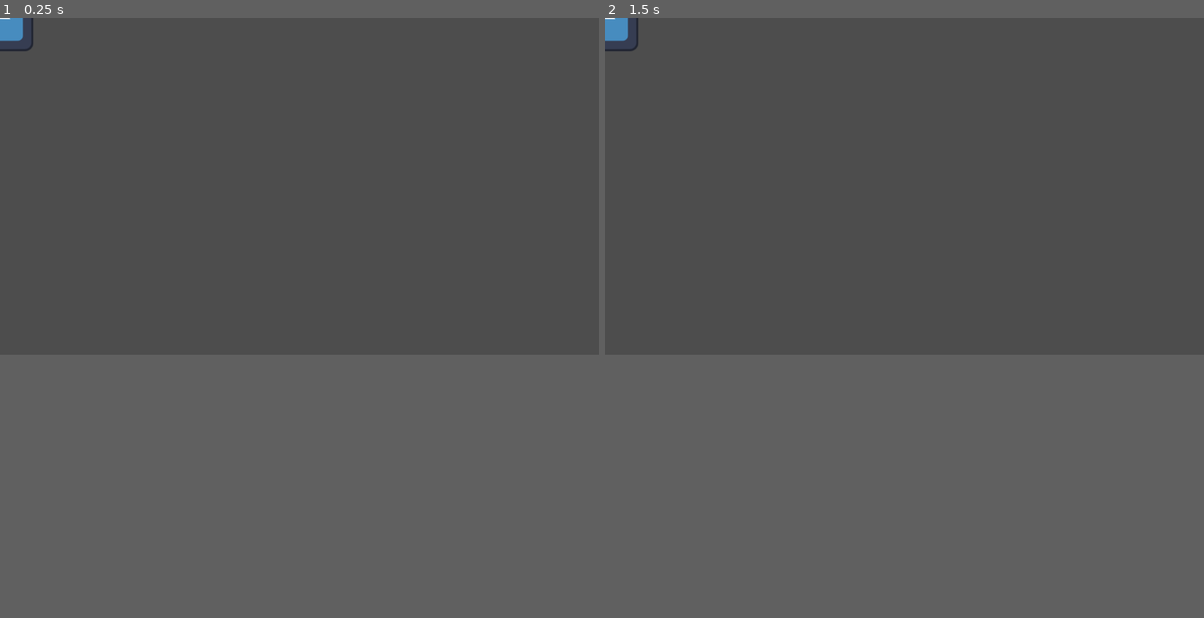
Above: before the commit, frames 1-2 (left to right).
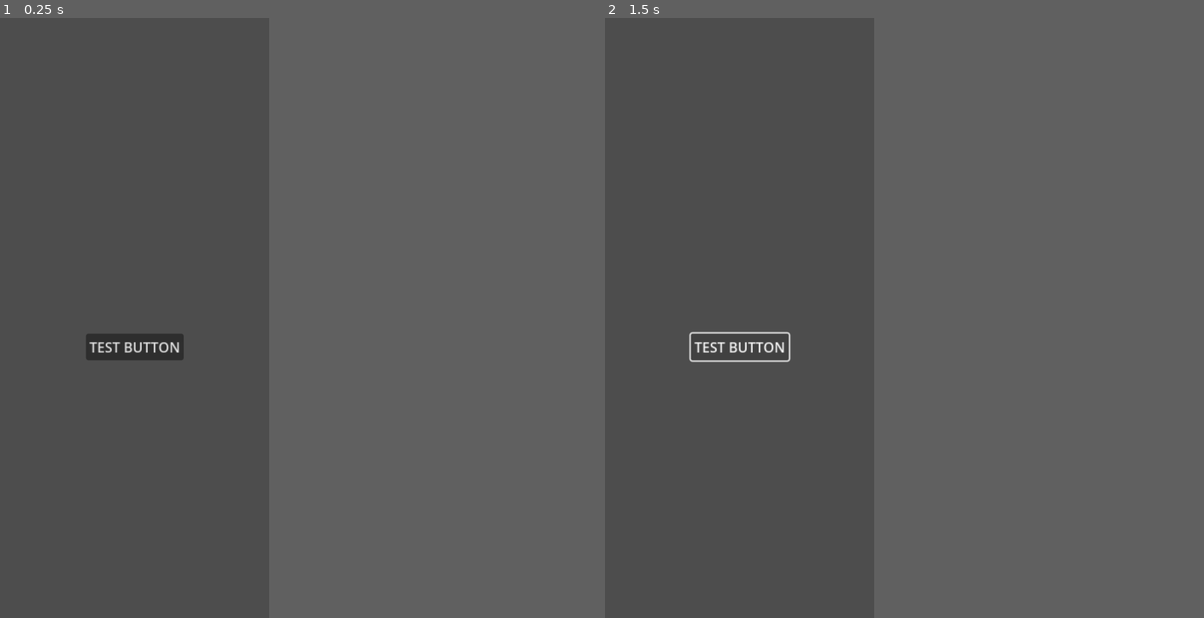
Above: after the commit, the same moments.

Repository: kyradais/2d-bones-101
Game: Godot game, scene res://demo2.tscn
Same seed, same stepped clock (60 frames per second), same inputs: the game is played once before the commit and once after it. Before the commit the project starts from res://demo.tscn. The engine's default icon, where the game draws it, is replaced by a stand-in: a white triangle on a blue panel in a dark square.
Inputs (mouse positions are in pixels of both pictures, inside the frame that each line leads up to):
- Up to frame 1 (0.25 s): no input
- Up to frame 2 (1.5 s): click (904, 204) at 0.5 s, where only the run after the commit has a clickable "TEST BUTTON"; click (904, 204) at 1.25 s, where only the run after the commit has a clickable "TEST BUTTON"
In our replay, the window is 799x449 before the commit and 359x800 after it. These sizes can differ from the game's own. Grey fills any space a smaller window leaves; there, only what the larger window draws over its background counts as a difference.

The runs differ from the first frame. In frame 1, 0.8% of the frame differs, in the area x 0-31%, y 0-57%; in frame 2, 0.5%.

Commit message:
update demo and button exercise
Test

Diff:
--- a/demo.tscn
+++ b/demo.tscn
@@ -48,7 +48,7 @@
 
 [node name="Bone2D3" type="Bone2D" parent="Icon/Skeleton2D"]
 rotation = -3.135798
-scale = Vector2(0.99999994, 0.99999994)
+scale = Vector2(0.99999976, 0.99999976)
 rest = Transform2D(-0.9999832, -0.00579458, 0.00579458, -0.9999832, 0, 0)
 script = ExtResource("2_0bhed")
 
@@ -188,3 +188,6 @@
 
 [node name="Marker2D4" type="Marker2D" parent="Icon/CCDIK4"]
 position = Vector2(-75, -75)
+
+[node name="Camera2D" type="Camera2D" parent="."]
+limit_enabled = false
--- /dev/null
+++ b/demo2.gd
@@ -0,0 +1,38 @@
+#--- Version 2
+extends Node
+@onready var button_test: BaseButton = $Camera2D/Button
+
+func _process(delta: float) -> void:
+	if button_test.is_pressed():
+		print("Tekan")
+	elif button_test.is_hovered():
+		print("Kena")
+	else:
+		print("Lepas")
+
+
+#--- Version 1
+#extends Node
+#@onready var button_test: BaseButton = $Camera2D/Button
+#var button_state
+#
+#func _ready():
+	#button_test.button_down.connect(button_down)
+	#button_test.button_up.connect(button_up)
+	#button_state = false
+	#
+#func button_down():
+	## print("Button pressed!")
+	#button_state = true
+	#pass
+#
+#func button_up():
+	## print("Button Released!")
+	#button_state = false
+	#pass
+#
+#func _process(delta: float) -> void:
+	#if button_state:
+		#print("Button Holded")
+	#else:
+		#print("Button Release")
--- a/demo2.tscn
+++ b/demo2.tscn
@@ -1,3 +1,17 @@
-[gd_scene format=3 uid="uid://ddony6nb0voa1"]
+[gd_scene load_steps=2 format=3 uid="uid://ddony6nb0voa1"]
+
+[ext_resource type="Script" uid="uid://1l84xbb5hi6k" path="res://demo2.gd" id="1_na5il"]
 
 [node name="Demo2" type="Node2D"]
+script = ExtResource("1_na5il")
+
+[node name="Camera2D" type="Camera2D" parent="."]
+limit_enabled = false
+
+[node name="Button" type="Button" parent="Camera2D"]
+offset_left = -194.99998
+offset_top = 63.000015
+offset_right = -80.999985
+offset_bottom = 94.000015
+scale = Vector2(3.44, 3.44)
+text = "TEST BUTTON"
--- a/project.godot
+++ b/project.godot
@@ -11,9 +11,17 @@
 [application]
 
 config/name="2DBones101"
-run/main_scene="uid://cqc8cosfmdpy3"
+run/main_scene="uid://ddony6nb0voa1"
 config/features=PackedStringArray("4.5", "GL Compatibility")
 config/icon="res://icon.svg"
+
+[display]
+
+window/size/viewport_width=1080
+window/size/viewport_height=2408
+window/stretch/mode="viewport"
+window/stretch/aspect="expand"
+window/handheld/orientation=1
 
 [editor_plugins]
 
Not shown, added: demo2.gd.uid
